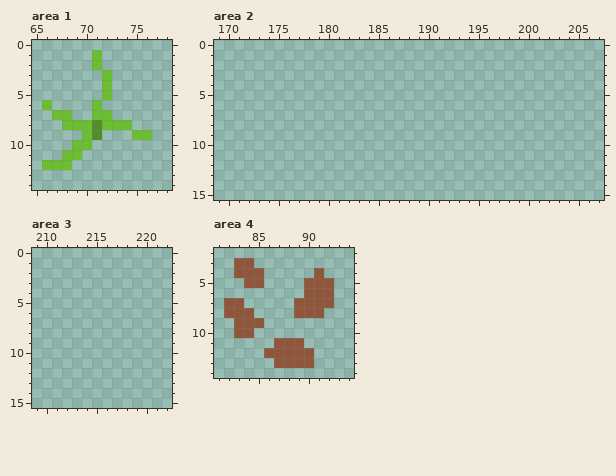
Pixel-art file, stored at Assets/Sprites/Plpants.aseprite. The picture above was drawn from the file before the commit.
512x512 pixels, 1 frame. Colours within 5 levels of each other are drawn and written as one. Shown: area 1: x 65..78, y 0..14; area 2: x 169..207, y 0..15; area 3: x 209..222, y 0..15; area 4: x 81..94, y 2..14. The commit also changed other parts of the picture, which this record leaves out.
Once edited:
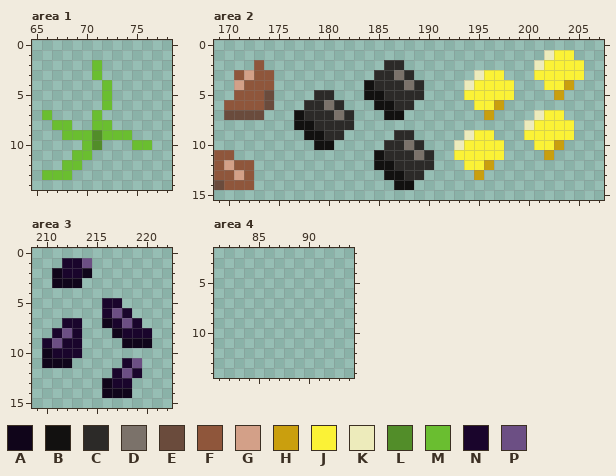
Palette (. is transparent): A #10051a  B #121110  C #2c2a28  D #7b726a  E #6a4b3c  F #8f563b  G #d3a088  H #ca9f0e  J #fbf236  K #edebbb  L #528d29  M #6abe30  N #1a052c  P #6c4f84
Change:
Changed rows in their new state; - is an unchanged pixel.
Area 1:
first column x 66:
 1 -----.-----
 3 -----M.----
 6 .----.M----
 7 M..---.----
 8 -M-..M-..--
 9 --MM--MMM..
10 ---.-L---MM
11 --.-M------
12 ..-M-------
13 MMM--------
Area 2:
first column x 169:
 1 ---------------------------------KJJ-
 2 ----F------------CC-------------KJJJJ
 3 --FGFF----------CCDC------KJJ---JJJJJ
 4 --GFFF---------BCCCDC----KJJJJ---JJH-
 5 --FFFE----CC---BBCCCC----JJJJJ----H--
 6 -FFFFE---CCDC---BBCC------JJH--------
 7 -EEEE---BCCCDC---BB--------H----KJJ--
 8 --------BBCCCC-----------------KJJJJ-
 9 ---------BBCC-----CC-----KJJ---JJJJJ-
10 ----------BB-----CCDC---KJJJJ---JJH--
11 FF--------------BCCCDC--JJJJJ----H---
12 FGFF------------BBCCCC---JJH---------
13 FFGF-------------BBCC-----H----------
14 EFFF--------------BB-----------------
Area 3:
first column x 210:
 1 --NNP------
 2 -ANNA------
 3 -AAA-------
 5 ------NN---
 6 ------NPN--
 7 --NN--ANPN-
 8 -NPN---ANNN
 9 NPNN----AAA
10 ANNN-------
11 AAA-----NP-
12 -------NPN-
13 ------ANN--
14 ------AAA--
Area 4:
first column x 82:
 3 -..--------
 4 -...-----.-
 5 --..----...
 6 --------...
 7 ..-----....
 8 ...----...-
 9 -...-------
10 -..--------
11 -----...---
12 ----.....--
13 -----....--
Pixel boxes of the changes (left, top, right, bottom) in both pictures:
changed: (42, 50, 152, 180)
added: (214, 50, 584, 190)
added: (42, 258, 152, 398)
erased: (224, 258, 334, 368)
